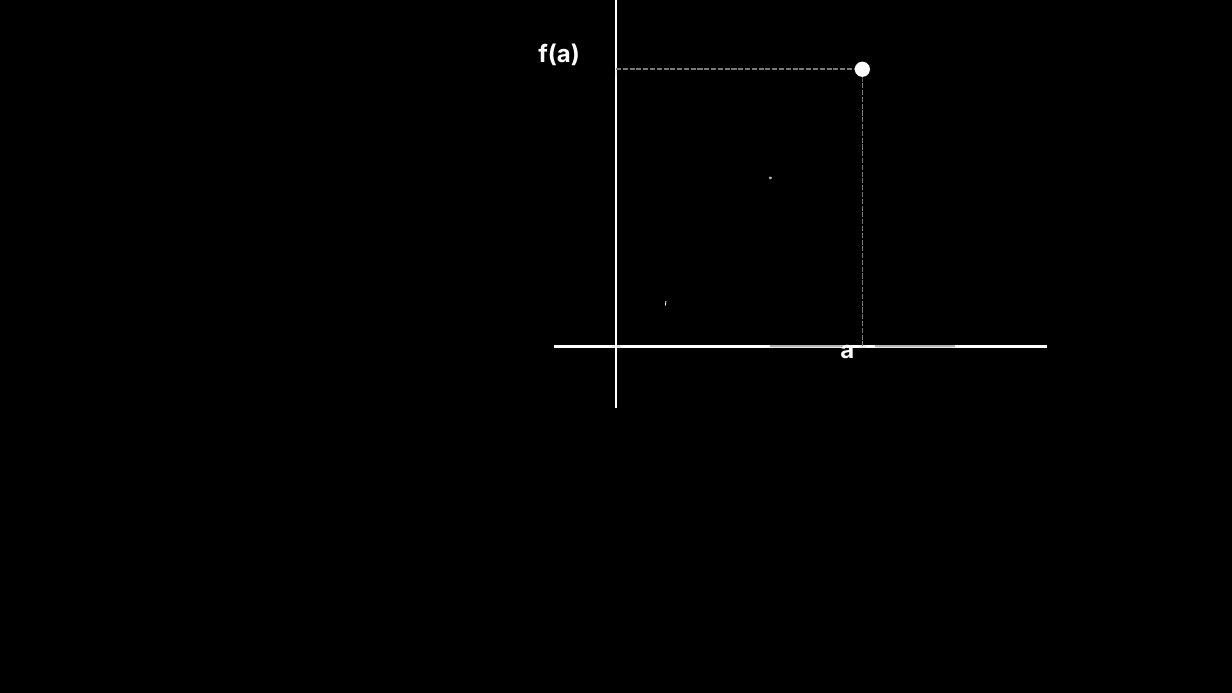
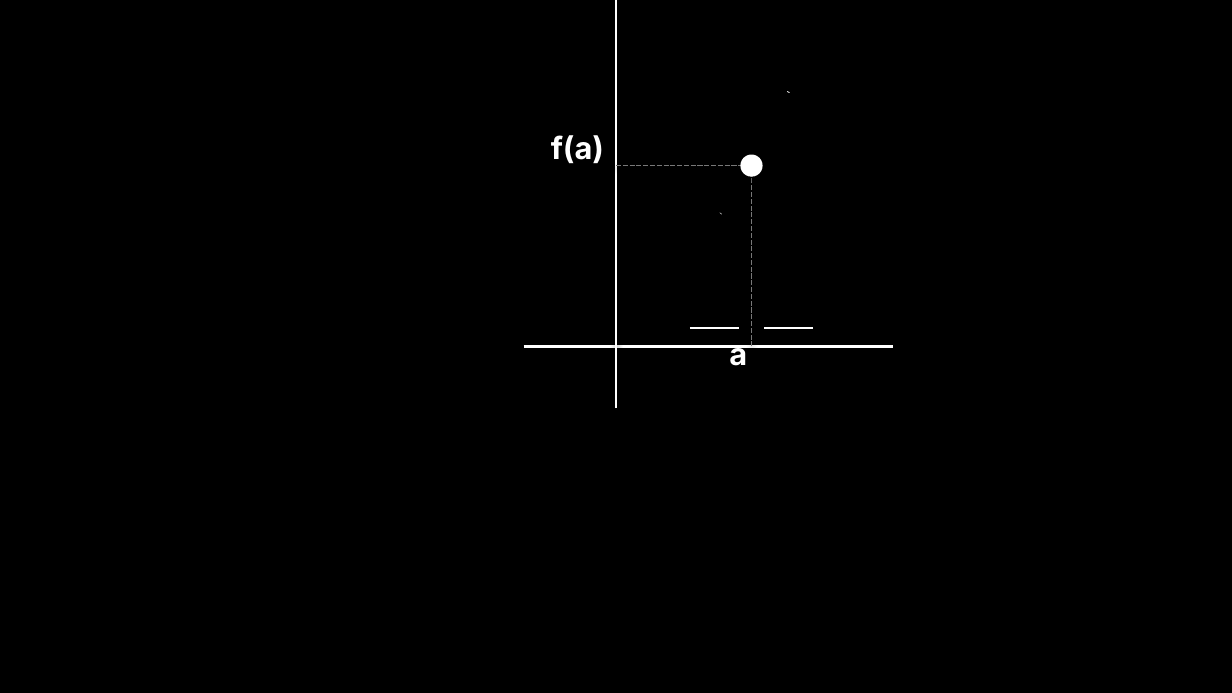
Before and after one commit to ALEXCHOI21/Math_Chart_to_PPT, a slide deck: slide 1 of output/3.pptx. Drawn at 1232x693 pixels with LibreOffice and Linux fonts; fonts in the diff are those of the drawing. Boxes give left, top, right and bottom in pixels: in the first picture for what was removed or moved away, otherwise in the second. Text is boxed around its words. In the diff, an @@ line names an element or a change of style, - is before the commit and + after.

```diff
--- a/output/3.pptx
+++ b/output/3.pptx
@@ freeform shape removed at box(770, 0, 856, 179) @@
@@ freeform shape: place and size @@
-freeform shape at box(665, 0, 936, 304)
+freeform shape at box(647, 32, 813, 278)
@@ freeform shape at box(647, 32, 813, 278): outline #FFFFFF 2.5 pt to #000000 3 pt @@
@@ freeform shape added at box(758, 91, 788, 154), fill gradient #3F80CE to #A4C4FF, outline #FFFFFF 1.5 pt @@
@@ text "f(a)" at box(551, 135, 604, 164): size 14 to 18 pt @@
@@ text "f(a)": place and size @@
-text "f(a)" at box(538, 43, 579, 66)
+text "f(a)" at box(551, 135, 604, 164)
@@ line moved from (616, 69) - (862, 69) to (616, 165) - (752, 165) @@
@@ freeform shape added at box(721, 176, 745, 213), fill gradient #3F80CE to #A4C4FF, outline #FFFFFF 1.5 pt @@
@@ ellipse: place and size @@
-ellipse at box(855, 63, 869, 76)
+ellipse at box(742, 155, 763, 176)
@@ line moved from (862, 346) - (862, 69) to (752, 346) - (752, 165) @@
@@ line added from (690, 328) to (739, 328), #FFFFFF 1.2 pt @@
@@ text "a": place and size @@
-text "a" at box(840, 344, 854, 359)
+text "a" at box(729, 345, 747, 366)
@@ text "a" at box(729, 345, 747, 366): size 14 to 18 pt @@
@@ line moved from (770, 346) - (850, 346) to (813, 328) - (764, 328) @@
@@ line (813, 328) - (764, 328): stroke #B4B4B4 1.2 pt to #FFFFFF 1.2 pt @@
@@ line moved from (554, 346) - (1047, 346) to (524, 346) - (893, 346) @@
@@ line removed from (955, 346) to (875, 346) @@
```
Also in this commit, not shown: 14 other files.
